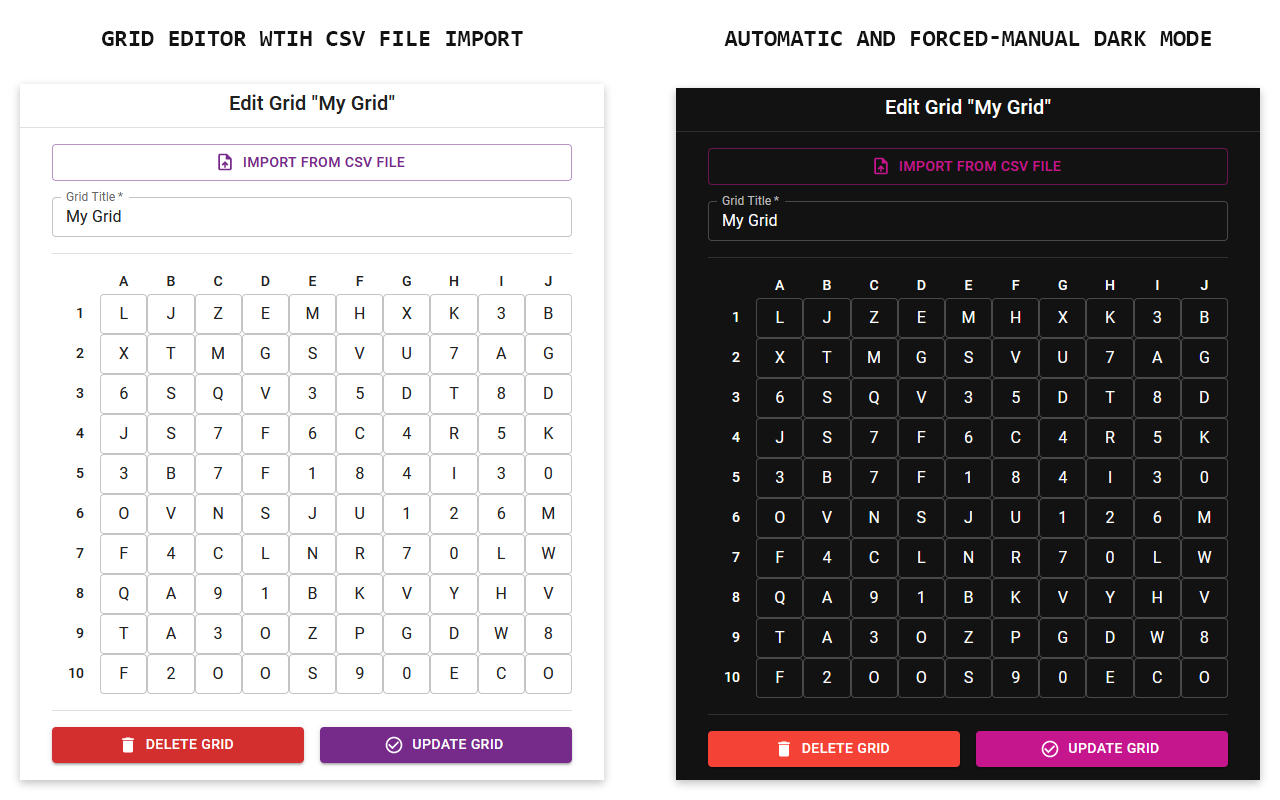
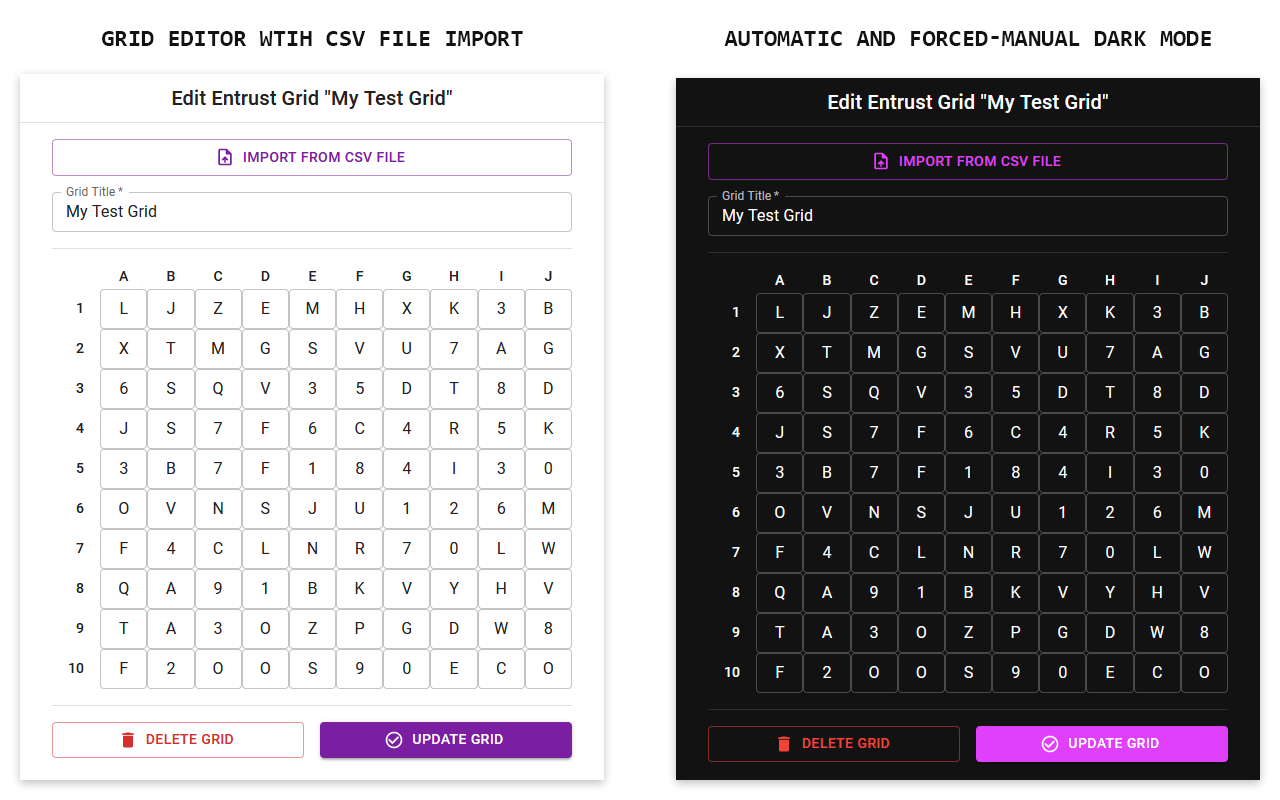
Layered file, before and after one edit (w=1280, h=800). Changes by layer:
painted on "Edit Grid - Light" over bbox(20, 80, 604, 768)
painted on "Edit Grid - Dark" over bbox(676, 78, 1260, 769)
